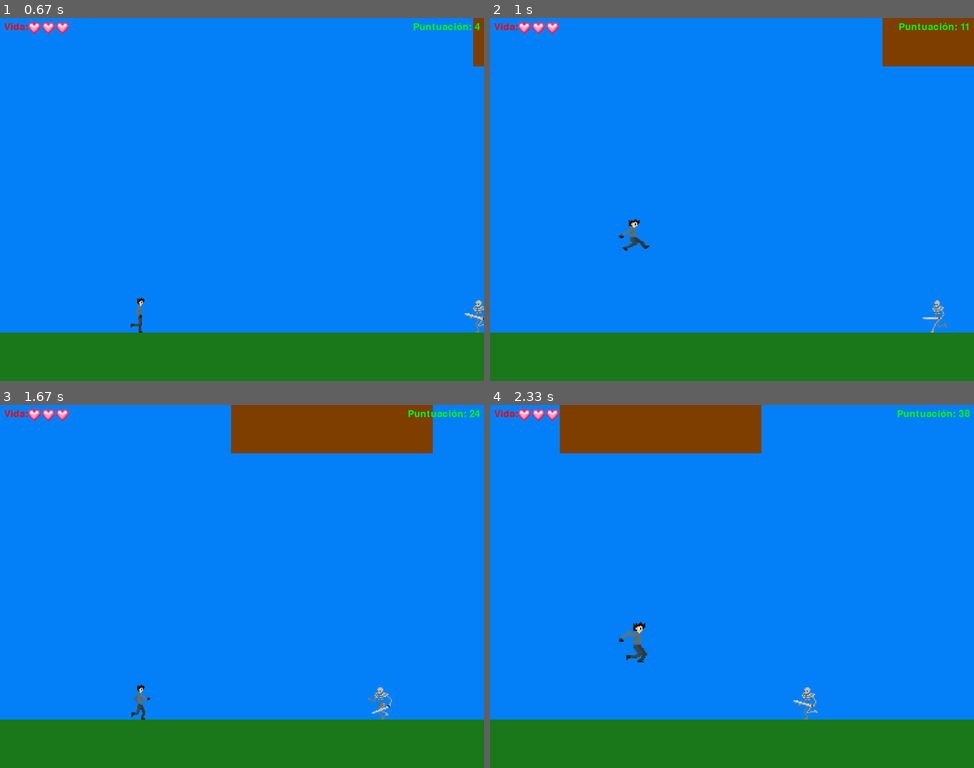
Above: before the commit, frames 1-4 (two rows, left to right).
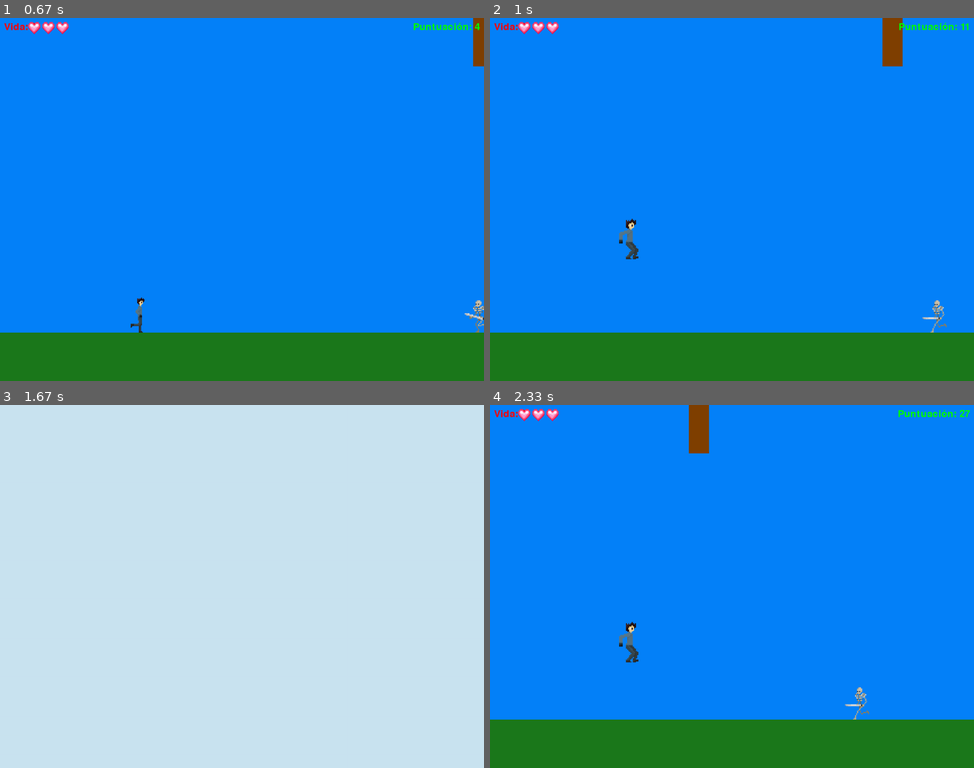
Above: after the commit, the same moments.

Repository: Jol-XD/Corre-Paco-Corre
Game: pygame game, started from proyecto/Juego(test-Jack).py
The game is run twice, just before and just after one commit, with the same random seed, the same clock (stepped at 60 frames per second) and the same inputs.
Inputs (mouse positions are in pixels of both pictures, inside the frame that each line leads up to):
- Up to frame 1 (0.67 s): click (237, 195) at 0.38 s
- Up to frame 2 (1 s): hold Space from 0.67 s (still down); hold Up from 0.67 s (still down)
- Up to frame 3 (1.67 s): release Space at 1.13 s; release Up at 1.13 s; hold Esc 1.17-1.63 s; hold Up 1.17-1.63 s; tap Space at 1.23, 1.53 s
- Up to frame 4 (2.33 s): hold Esc 1.67-2.13 s; tap Space at 1.73, 2.03, 2.23 s; hold Up from 2.17 s (still down)

Frame 1 is identical in both runs. In frame 2, 2.2% of the frame differs, in the area x 26-100%, y 0-67%; in frame 3, 100%, in the area x 0-100%, y 0-100%; in frame 4, 5.8%.

Commit message:
pausa no terminado

Diff:
--- a/proyecto/Juego(test-Jack).py
+++ b/proyecto/Juego(test-Jack).py
@@ -60,10 +60,10 @@
 
 # Función para mostrar un mensaje de salida
 def mostrar_mensaje_salida():
-    pantalla.fill((202, 228, 241))
+    pantalla.fill((201, 228, 241))
     mensaje = "¿Enserio deseas salir del juego?"
-    font = pygame.font.SysFont("arialblack", 40)
-    draw_text(mensaje, font, (255, 255, 255), 270, 300)
+    font = pygame.font.SysFont("arialblack", 50)
+    draw_text(mensaje, font, (255, 255, 255), 315, 300)
 
     while True:
         for event in pygame.event.get():
@@ -115,7 +115,7 @@
     enemigos.add(nuevo_enemigo)
 
     for _ in range(1):
-        nueva_estructura = Estructura(random.randint(screen_width, screen_width + 200), 500, 120, 10)
+        nueva_estructura = Estructura(random.randint(screen_width, screen_width + 200), 50, 120, 10)
         estructuras.add(nueva_estructura)
 
 
@@ -155,6 +155,28 @@
         jugar_btn.draw()
         salir_btn.draw()
         pygame.display.update()
+
+def mostrar_menu_pausa():
+    global pausa
+
+    pausa = True
+
+    while pausa:
+        for event in pygame.event.get():
+            if event.type == pygame.QUIT:
+                pygame.quit()
+                sys.exit()
+
+            if event.type == pygame.KEYDOWN:
+                if event.key == pygame.K_ESCAPE:
+                    pausa = False
+
+        pantalla.fill(MENU)
+        # Agrega aquí los elementos específicos del menú de pausa
+        pygame.display.update()
+
+pausa = False
+
 
 class Jugador(pygame.sprite.Sprite):
     def __init__(self, x, y, velocity_x, velocity_y):
@@ -178,7 +200,7 @@
         self.animacion_salto = []
         for i in range(1, 7):
             frame = pygame.image.load(os.path.join("proyecto", "sprites", "salto", f"salto{i}.png"))
-            frame = pygame.transform.scale(frame, (75, 100))
+            frame = pygame.transform.scale(frame, (50, 100))
             self.animacion_salto.append(frame)
 
         self.indice_animacion = 0
@@ -215,23 +237,22 @@
                 self.velocity[1] = 0
 
         if self.is_atacando:
-            self.attack_rect = pygame.Rect(self.rect.x + 50, self.rect.y + 30, 50, 15)
+            self.attack_rect = pygame.Rect(self.rect.x + 50, self.rect.y + 30, 60, 15)
             self.attack_timer += pygame.time.get_ticks() - self.ultimo_cambio
             self.ultimo_cambio = pygame.time.get_ticks()
 
             if self.attack_timer >= self.attack_duration:
                 self.detener_ataque()
         else:
-            self.attack_rect = None
-
-        tiempo_actual = pygame.time.get_ticks()
-        if tiempo_actual - self.ultimo_cambio > self.tiempo_animacion:
-            self.indice_animacion = (self.indice_animacion + 1) % len(self.animacion)
-            self.image = self.animacion[self.indice_animacion]
-            self.ultimo_cambio = tiempo_actual
+            # Cambiar a la animación de correr solo si no está saltando ni agachado
+            if not self.is_jumping and not self.is_agachado:
+                tiempo_actual = pygame.time.get_ticks()
+                if tiempo_actual - self.ultimo_cambio > self.tiempo_animacion:
+                    self.indice_animacion = (self.indice_animacion + 1) % len(self.animacion)
+                    self.image = self.animacion[self.indice_animacion]
+                    self.ultimo_cambio = tiempo_actual
 
         if self.is_jumping:
-            # Cambiar a la animación de salto durante el salto
             self.image = self.animacion_salto[self.indice_animacion]
 
     def salto(self):
@@ -257,9 +278,15 @@
             self.is_atacando = True
             self.attack_timer = 0
             self.ultimo_cambio = pygame.time.get_ticks()
+            self.restablecer_animacion()  # Agregado para restablecer la animación al atacar
+
+    def restablecer_animacion(self):
+        self.indice_animacion = 0
+        self.image = self.animacion[self.indice_animacion]
 
     def detener_ataque(self):
         self.is_atacando = False
+        self.restablecer_animacion()
 
     def draw(self, surface):
         surface.blit(self.image, self.rect.topleft)
@@ -330,7 +357,7 @@
 
         self.rect = self.image.get_rect()
         self.rect.x = x
-        self.rect.y = 670
+        self.rect.y = 680
         self.velocity_x = -5
         self.velocidad_inicial = -5
         self.velocidad = self.velocidad_inicial
@@ -353,7 +380,7 @@
 
     def reiniciar(self):
         self.rect.x = screen_width
-        self.rect.y = 670
+        self.rect.y = 680
         self.velocity_x = self.velocidad_inicial
         self.derrotado = False
         self.indice_animacion = 0
@@ -556,11 +583,14 @@
 
         if juego_activo:
             if event.type == pygame.KEYDOWN:
+                if event.key == pygame.K_ESCAPE:
+                    mostrar_menu_pausa()
+            if event.type == pygame.KEYDOWN:
                 if event.key == pygame.K_UP:
                     jugador.salto()
                 if event.key == pygame.K_DOWN:
                     jugador.agacharse()
-                if event.key == pygame.K_SPACE:
+                if event.key == pygame.K_SPACE and not jugador.is_atacando:
                     jugador.atacar()
 
             if event.type == pygame.KEYUP:
@@ -570,31 +600,29 @@
                     jugador.detener_ataque()
 
 
-
-        if jugador.attack_rect:
-            for enemigo in enemigos:
-                if jugador.attack_rect.colliderect(enemigo.rect):
-                    puntuacion += 100
-                    print("¡Enemigo derrotado!")
-                    enemigo.derrotado = True
-                    ultimo_enemigo_derrotado = True
-
-
+    jugador.update()
+    enemigos.update()
+    estructuras.update()
+
+    # Colisiones y lógica del juego
     colisiones = pygame.sprite.spritecollide(jugador, enemigos, False)
     if colisiones:
-        if not jugador.is_atacando:
-            jugador.vida -= 1
-            print(f"¡El jugador perdió 1 vida! Vidas restantes: {jugador.vida}")
         for enemigo in colisiones:
-            if not enemigo.derrotado:
-                enemigo.derrotado = True
-                enemigos_derrotados.append(enemigo)
-                print("¡Enemigo derrotado!")
-                generar_enemigo()
-
-    for enemigo in enemigos_derrotados:
-        enemigos.remove(enemigo)
-
+            if not jugador.is_atacando:
+                jugador.vida -= 1
+                print(f"¡El jugador perdió 1 vida! Vidas restantes: {jugador.vida}")
+            for enemigo in colisiones:
+                if not enemigo.derrotado:
+                    enemigo.derrotado = True
+                    enemigos_derrotados.append(enemigo)
+                    print("¡Enemigo derrotado!")
+                    generar_enemigo()
+
+        # Elimina los enemigos derrotados del grupo de enemigos
+        for enemigo in enemigos_derrotados:
+            enemigos.remove(enemigo)
+
+        enemigos_derrotados = []
 
     if jugador.rect.right < 0:
         print("¡Juego terminado! Se salió de la pantalla.")
@@ -615,13 +643,8 @@
         estructura_colisionada = choque[0]
         if jugador.rect.right > estructura_colisionada.rect.left:
             jugador.rect.right = estructura_colisionada.rect.left
-
-    jugador.update()
-    enemigos.update()
-    estructuras.update()
-
-    current_time = pygame.time.get_ticks()
-    tiempo_transcurrido = current_time
+        elif jugador.rect.left < estructura_colisionada.rect.right:
+            jugador.rect.left = estructura_colisionada.rect.right
 
     pantalla.fill(FONDO)
 
@@ -642,6 +665,3 @@
         mostrar_menu()
 
 pygame.quit()
-
-
-#a
